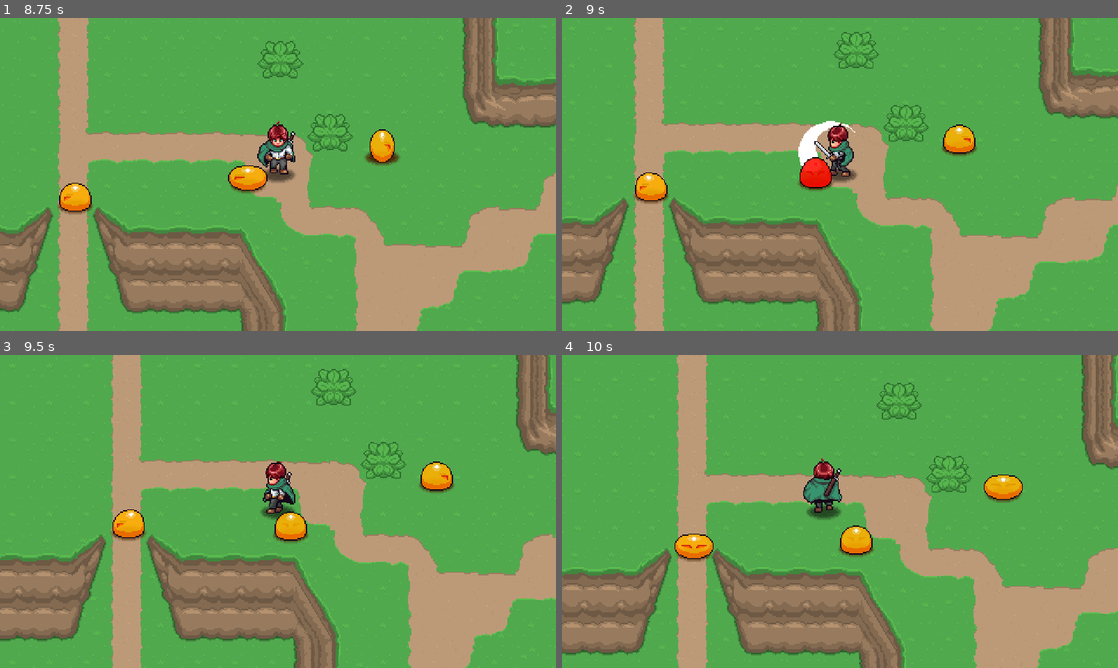
Above: before the commit, frames 1-4 (two rows, left to right).
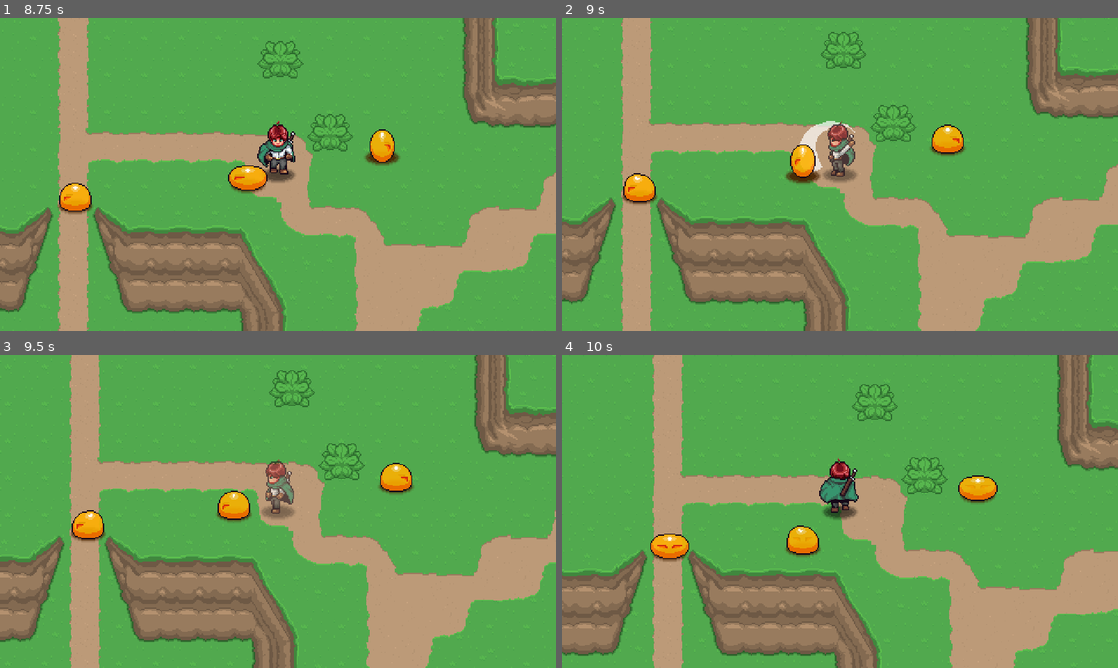
Above: after the commit, the same moments.

Repository: Jefferson000/root-among-the-stars
Game: Godot game, scene res://prototype/playground.tscn
The game is run twice, just before and just after one commit, with the same random seed, the same clock (stepped at 60 frames per second) and the same inputs.
Inputs (mouse positions are in pixels of both pictures, inside the frame that each line leads up to):
- Up to frame 1 (8.75 s): move the mouse to (400, 158) at 0.52 s; press the mouse at (400, 158) at 0.53 s; hold D (right) 0.53-1.28 s; move the mouse to (166, 190) at 1.27 s; release the mouse at (166, 190) at 1.28 s; hold S (down) 1.28-2.03 s; click (166, 190) at 1.35 s; move the mouse to (333, 105) at 2.02 s; press the mouse at (333, 105) at 2.03 s; hold D (right) 2.03-2.78 s; move the mouse to (250, 237) at 2.77 s; release the mouse at (250, 237) at 2.78 s; hold W (up) 2.78-3.53 s; click (250, 237) at 2.85 s; move the mouse to (444, 221) at 3.52 s; press the mouse at (444, 221) at 3.53 s; hold A (left) 3.53-5.03 s; move the mouse to (111, 127) at 4.27 s; release the mouse at (111, 127) at 4.28 s; click (111, 127) at 4.35 s; move the mouse to (305, 174) at 5.02 s; press the mouse at (305, 174) at 5.03 s; hold S (down) 5.03-5.78 s; move the mouse to (194, 96) at 5.77 s; release the mouse at (194, 96) at 5.78 s; hold D (right) 5.78-6.53 s; click (194, 96) at 5.85 s; move the mouse to (400, 158) at 6.52 s; press the mouse at (400, 158) at 6.53 s; hold W (up) 6.53-7.28 s; move the mouse to (166, 190) at 7.27 s; release the mouse at (166, 190) at 7.28 s; hold D (right) 7.28-8.03 s; click (166, 190) at 7.35 s; move the mouse to (333, 105) at 8.02 s; press the mouse at (333, 105) at 8.03 s; hold S (down) from 8.03 s (still down)
- Up to frame 2 (9 s): move the mouse to (812, 237) at 8.77 s; release S (down) at 8.78 s; release the mouse at (812, 237) at 8.78 s; hold A (left) from 8.78 s (still down); click (812, 237) at 8.85 s
- Up to frame 3 (9.5 s): keep holding A (left)
- Up to frame 4 (10 s): move the mouse to (1006, 558) at 9.52 s; release A (left) at 9.53 s; press the mouse at (1006, 558) at 9.53 s; hold W (up) from 9.53 s (still down)

Frame 1 is identical in both runs. In frame 2, 18% of the frame differs, in the area x 0-100%, y 0-100%; in frame 3, 34%; in frame 4, 27%.

Commit message:
Player stun

Diff:
--- a/features/enemies/slime/Slime.tscn
+++ b/features/enemies/slime/Slime.tscn
@@ -726,8 +726,6 @@
 
 [node name="HurtBox" parent="." instance=ExtResource("2_ia770")]
 collision_layer = 256
-collision_mask = 0
-monitorable = true
 
 [node name="CollisionShape2D" type="CollisionShape2D" parent="HurtBox"]
 position = Vector2(0, -7)
--- a/features/player/Player.gd
+++ b/features/player/Player.gd
@@ -8,15 +8,24 @@
 var cardinal_direction : Vector2 = Vector2.DOWN
 var direction : Vector2 = Vector2.ZERO
 
+@onready var sprite : Sprite2D = $Sprite2D
+@onready var hit_box : HitBox = $HitBox
+@onready var state_machine : PlayerStateMachine = $StateMachine
 @onready var animation_player : AnimationPlayer = $AnimationPlayer
-@onready var sprite : Sprite2D = $Sprite2D
-@onready var state_machine : PlayerStateMachine = $StateMachine
+@onready var effect_animation_player : AnimationPlayer = $EffectAnimationPlayer
 
 signal direction_changed( new_direction: Vector2 )
+signal player_damage( hurt_box : HurtBox )
+
+var invulnerable : bool = false
+var hp : int = 6
+var max_hp : int = 6
 
 func _ready() -> void:
 	PlayerManager.player = self
 	state_machine.initialize(self)
+	hit_box.damaged.connect( _take_damage )
+	update_hp(99)
 
 func _process(_delta: float) -> void:
 	direction = Vector2(
@@ -61,3 +70,24 @@
 		return "up"
 	else:
 		return "side"
+
+func _take_damage( hurt_box : HurtBox ) -> void:
+	if invulnerable:
+		return
+	update_hp( -hurt_box.damage )
+	if hp > 0:
+		player_damage.emit( hurt_box )
+	else:
+		player_damage.emit( hurt_box )
+		update_hp(99)
+
+func update_hp( delta : int ) -> void:
+	hp = clampi( hp + delta, 0, max_hp )
+
+func make_invulnerable( _duration : float = 1.0 ) -> void:
+	invulnerable = true
+	hit_box.monitoring = false
+	await get_tree().create_timer( _duration ).timeout
+
+	invulnerable = false
+	hit_box.monitoring = true
--- a/features/player/Player.tscn
+++ b/features/player/Player.tscn
@@ -7,11 +7,14 @@
 [ext_resource type="Texture2D" uid="uid://0pcjdprhgcss" path="res://features/player/sprites/AttackSprite01.png" id="4_d4g0h"]
 [ext_resource type="Script" uid="uid://bykc51awyn2mc" path="res://features/player/state_machine/states/state_idle.gd" id="4_dqkch"]
 [ext_resource type="Script" uid="uid://c83tv82q68fng" path="res://features/player/state_machine/states/state_walk.gd" id="5_qlg0r"]
-[ext_resource type="Script" uid="uid://d2bgrkcsrsx36" path="res://components/HurtBox/hurt_box.gd" id="5_v4f8b"]
+[ext_resource type="PackedScene" uid="uid://cmuq6mohtfvvv" path="res://components/HurtBox/hurt_box.tscn" id="5_v0hdl"]
 [ext_resource type="Script" uid="uid://g1gogq81cg3g" path="res://features/player/state_machine/states/state_attack.gd" id="6_tuyoq"]
 [ext_resource type="AudioStream" uid="uid://d2tomd4o7s5qc" path="res://features/player/audio/SwordSwoosh.wav" id="8_smehm"]
 [ext_resource type="Script" uid="uid://bp8hdgwlisumf" path="res://features/player/components/player_interaction_host.gd" id="10_d2wvv"]
 [ext_resource type="Script" uid="uid://c61rp6s51c0xo" path="res://features/player/components/player_camera.gd" id="11_3v2ag"]
+[ext_resource type="Script" uid="uid://kkux03ccgxy1" path="res://features/player/state_machine/states/state_stun.gd" id="11_dh6cn"]
+[ext_resource type="PackedScene" uid="uid://b78etmr0eexd3" path="res://components/HitBox/hit_box.tscn" id="13_n4aik"]
+[ext_resource type="AudioStream" uid="uid://c1j52tqk54knt" path="res://features/player/audio/hit_player.wav" id="14_jxlx1"]
 
 [sub_resource type="CircleShape2D" id="CircleShape2D_g2els"]
 
@@ -461,6 +464,54 @@
 "transitions": PackedFloat32Array(1, 1),
 "update": 0,
 "values": [13, 16]
+}
+
+[sub_resource type="Animation" id="Animation_dh6cn"]
+resource_name = "stun_down"
+length = 0.3
+tracks/0/type = "value"
+tracks/0/imported = false
+tracks/0/enabled = true
+tracks/0/path = NodePath("Sprite2D:frame")
+tracks/0/interp = 1
+tracks/0/loop_wrap = true
+tracks/0/keys = {
+"times": PackedFloat32Array(0),
+"transitions": PackedFloat32Array(1),
+"update": 0,
+"values": [30]
+}
+
+[sub_resource type="Animation" id="Animation_8nsah"]
+resource_name = "stun_up"
+length = 0.3
+tracks/0/type = "value"
+tracks/0/imported = false
+tracks/0/enabled = true
+tracks/0/path = NodePath("Sprite2D:frame")
+tracks/0/interp = 1
+tracks/0/loop_wrap = true
+tracks/0/keys = {
+"times": PackedFloat32Array(0),
+"transitions": PackedFloat32Array(1),
+"update": 0,
+"values": [31]
+}
+
+[sub_resource type="Animation" id="Animation_5mj2j"]
+resource_name = "stun_side"
+length = 0.3
+tracks/0/type = "value"
+tracks/0/imported = false
+tracks/0/enabled = true
+tracks/0/path = NodePath("Sprite2D:frame")
+tracks/0/interp = 1
+tracks/0/loop_wrap = true
+tracks/0/keys = {
+"times": PackedFloat32Array(0),
+"transitions": PackedFloat32Array(1),
+"update": 0,
+"values": [32]
 }
 
 [sub_resource type="AnimationLibrary" id="AnimationLibrary_ur7pv"]
@@ -472,9 +523,81 @@
 &"idle_down": SubResource("Animation_g2els"),
 &"idle_side": SubResource("Animation_qlg0r"),
 &"idle_up": SubResource("Animation_dqkch"),
+&"stun_down": SubResource("Animation_dh6cn"),
+&"stun_side": SubResource("Animation_5mj2j"),
+&"stun_up": SubResource("Animation_8nsah"),
 &"walk_down": SubResource("Animation_tuyoq"),
 &"walk_side": SubResource("Animation_fjrip"),
 &"walk_up": SubResource("Animation_smehm")
+}
+
+[sub_resource type="CircleShape2D" id="CircleShape2D_jxlx1"]
+
+[sub_resource type="Animation" id="Animation_a2auv"]
+resource_name = "default"
+tracks/0/type = "value"
+tracks/0/imported = false
+tracks/0/enabled = true
+tracks/0/path = NodePath(".:modulate")
+tracks/0/interp = 1
+tracks/0/loop_wrap = true
+tracks/0/keys = {
+"times": PackedFloat32Array(0),
+"transitions": PackedFloat32Array(1),
+"update": 0,
+"values": [Color(1, 1, 1, 1)]
+}
+
+[sub_resource type="Animation" id="Animation_fnld3"]
+length = 0.001
+tracks/0/type = "value"
+tracks/0/imported = false
+tracks/0/enabled = true
+tracks/0/path = NodePath(".:modulate")
+tracks/0/interp = 1
+tracks/0/loop_wrap = true
+tracks/0/keys = {
+"times": PackedFloat32Array(0),
+"transitions": PackedFloat32Array(1),
+"update": 0,
+"values": [Color(1, 1, 1, 1)]
+}
+
+[sub_resource type="Animation" id="Animation_fqxgg"]
+resource_name = "damaged"
+tracks/0/type = "value"
+tracks/0/imported = false
+tracks/0/enabled = true
+tracks/0/path = NodePath(".:modulate")
+tracks/0/interp = 1
+tracks/0/loop_wrap = true
+tracks/0/keys = {
+"times": PackedFloat32Array(0, 0.1, 0.2, 0.3, 0.4, 0.5, 0.6, 0.7, 0.8),
+"transitions": PackedFloat32Array(1, 1, 1, 1, 1, 1, 1, 1, 1),
+"update": 0,
+"values": [Color(1, 1, 1, 1), Color(1, 1, 1, 0.09803922), Color(1, 1, 1, 1), Color(1, 1, 1, 0.19607843), Color(1, 1, 1, 1), Color(1, 1, 1, 0.39215687), Color(1, 1, 1, 1), Color(1, 1, 1, 0.5882353), Color(1, 1, 1, 1)]
+}
+tracks/1/type = "audio"
+tracks/1/imported = false
+tracks/1/enabled = true
+tracks/1/path = NodePath("Audio/AudioStreamPlayer2D")
+tracks/1/interp = 1
+tracks/1/loop_wrap = true
+tracks/1/keys = {
+"clips": [{
+"end_offset": 0.0,
+"start_offset": 0.0,
+"stream": ExtResource("14_jxlx1")
+}],
+"times": PackedFloat32Array(0)
+}
+tracks/1/use_blend = true
+
+[sub_resource type="AnimationLibrary" id="AnimationLibrary_bh38x"]
+_data = {
+&"RESET": SubResource("Animation_fnld3"),
+&"damaged": SubResource("Animation_fqxgg"),
+&"default": SubResource("Animation_a2auv")
 }
 
 [node name="Player" type="CharacterBody2D"]
@@ -509,15 +632,11 @@
 }
 autoplay = "no_attack"
 
-[node name="AttackHurtBox" type="Area2D" parent="Sprite2D"]
+[node name="AttackHurtBox" parent="Sprite2D" instance=ExtResource("5_v0hdl")]
 unique_name_in_owner = true
 position = Vector2(0, 20)
-collision_layer = 0
 collision_mask = 256
 monitoring = false
-monitorable = false
-script = ExtResource("5_v4f8b")
-metadata/_custom_type_script = "uid://d2bgrkcsrsx36"
 
 [node name="CollisionShape2D" type="CollisionShape2D" parent="Sprite2D/AttackHurtBox"]
 position = Vector2(0, 16)
@@ -543,6 +662,9 @@
 attack_sound = ExtResource("8_smehm")
 decelerate_speed = 7.5
 
+[node name="Stun" type="Node" parent="StateMachine"]
+script = ExtResource("11_dh6cn")
+
 [node name="Camera2D" type="Camera2D" parent="."]
 rotation_smoothing_enabled = true
 editor_draw_limits = true
@@ -555,3 +677,16 @@
 
 [node name="Interactions" type="Node2D" parent="."]
 script = ExtResource("10_d2wvv")
+
+[node name="HitBox" parent="." instance=ExtResource("13_n4aik")]
+collision_layer = 2
+
+[node name="CollisionShape2D" type="CollisionShape2D" parent="HitBox"]
+position = Vector2(0, -10)
+shape = SubResource("CircleShape2D_jxlx1")
+debug_color = Color(0.6356184, 0.52743864, 0, 0.41960785)
+
+[node name="EffectAnimationPlayer" type="AnimationPlayer" parent="."]
+libraries = {
+&"": SubResource("AnimationLibrary_bh38x")
+}
--- a/features/player/state_machine/player_state_machine.gd
+++ b/features/player/state_machine/player_state_machine.gd
@@ -23,10 +23,17 @@
 		if c is State:
 			states.append(c)
 
-	if states.size() > 0:
-		states[0].player = _player
-		change_state(states[0])
-		process_mode = Node.PROCESS_MODE_INHERIT
+	if states.size() == 0:
+		return
+
+	states[0].player = _player
+	states[0].state_machine = self
+
+	for state in states:
+		state.init()
+
+	change_state(states[0])
+	process_mode = Node.PROCESS_MODE_INHERIT
 
 func change_state(new_state: State) -> void:
 	if new_state == null || new_state == current_state:
--- a/features/player/state_machine/state.gd
+++ b/features/player/state_machine/state.gd
@@ -1,6 +1,11 @@
 class_name State extends Node
 
 static var player : Player
+static var state_machine : PlayerStateMachine
+
+## When we initialize this state
+func init() -> void:
+	pass
 
 ## When the player enters this state
 func enter() -> void:
--- /dev/null
+++ b/features/player/state_machine/states/state_stun.gd
@@ -0,0 +1,48 @@
+class_name State_Stun extends State
+
+@export var knockback_speed: float = 200.0
+@export var decelerate_speed: float = 10.0
+@export var invulnerable_duration: float = 1.0
+
+var hurt_box : HurtBox
+var direction : Vector2
+
+var next_state : State = null
+
+@onready var idle: State = $"../Idle"
+
+func init() -> void:
+	player.player_damage.connect( _player_damaged )
+
+func enter() -> void:
+	player.animation_player.animation_finished.connect( _animation_finished )
+
+	direction = player.global_position.direction_to( hurt_box.global_position )
+	player.velocity = direction * -knockback_speed
+	player.set_direction()
+	player.update_animation("stun")
+
+	player.make_invulnerable( invulnerable_duration )
+	player.effect_animation_player.play("damaged")
+
+func exit() -> void:
+	next_state = null
+	player.animation_player.animation_finished.disconnect( _animation_finished )
+
+func process(_delta: float) -> State:
+	player.velocity -= player.velocity * decelerate_speed * _delta
+	return next_state
+
+func physics(_delta: float) -> State:
+	return null
+
+func handle_input(_event: InputEvent) -> State:
+	return null
+
+func _player_damaged( _hurt_box : HurtBox ) -> void:
+	hurt_box = _hurt_box
+	state_machine.change_state(self)
+
+
+func _animation_finished( _a : String ) -> void:
+	next_state = idle
Not shown: 1 places in features/player/Player.tscn that only renumber resources
Not shown, added: features/player/state_machine/states/state_stun.gd.uid
